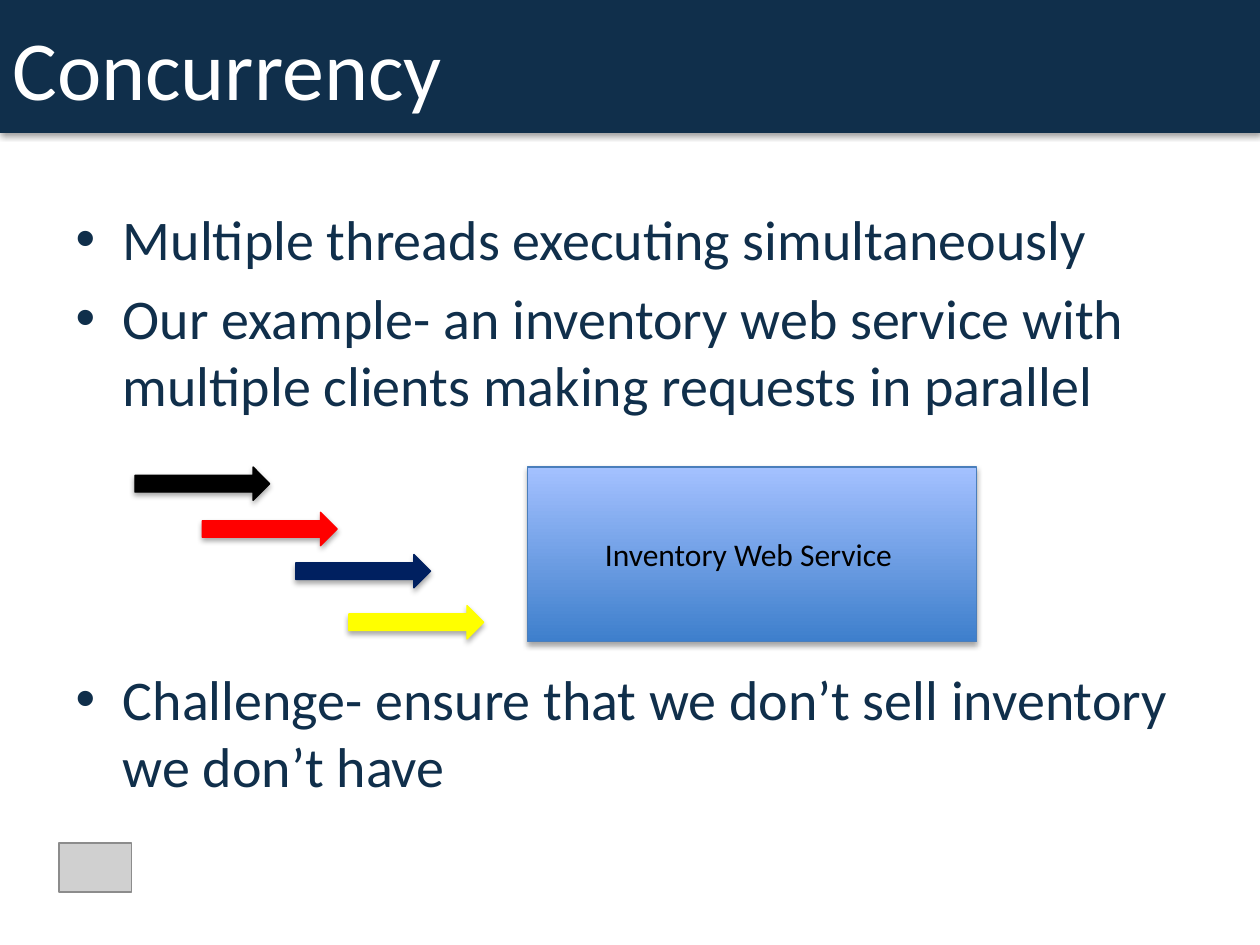
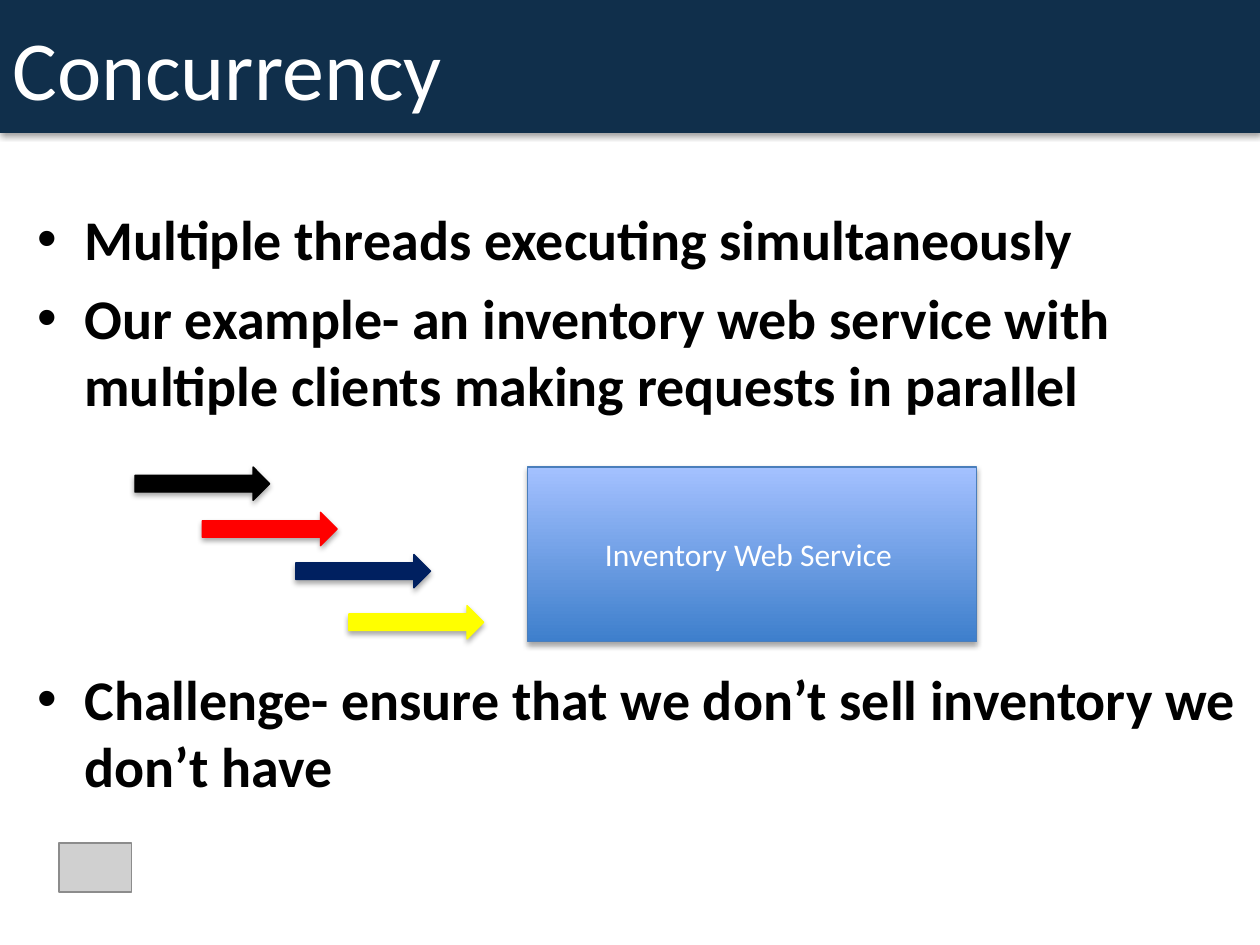
Before and after one commit to dspeele/react-vs-shared-state-inventory, a slide deck: slide 4 of React Vs Shared State Deck.pptx. Drawn at 1260x945 pixels with LibreOffice and Linux fonts; fonts in the diff are those of the drawing; grey boxes stand for pictures. Boxes give left, top, right and bottom in pixels: in the first picture for what was removed or moved away, otherwise in the second. Text is boxed around its words. In the diff, an @@ line names an element or a change of style, - is before the commit and + after.

```diff
--- a/React Vs Shared State Deck.pptx
+++ b/React Vs Shared State Deck.pptx
@@ text "Multiple threads executing simultaneously": place and size @@
-text "Multiple threads executing simultaneously" at [123,221,1167,788]
+text "Multiple threads executing simultaneously" at [84,220,1235,788]
@@ text "Multiple threads executing simultaneously" at [84,220,1235,788]: text colour #102F4B to #000000, bold on @@
@@ text "Inventory Web Service" at [605,544,892,571]: text colour #000000 to #FFFFFF @@
```
Also in this commit, not shown: 15 other slides changed.
